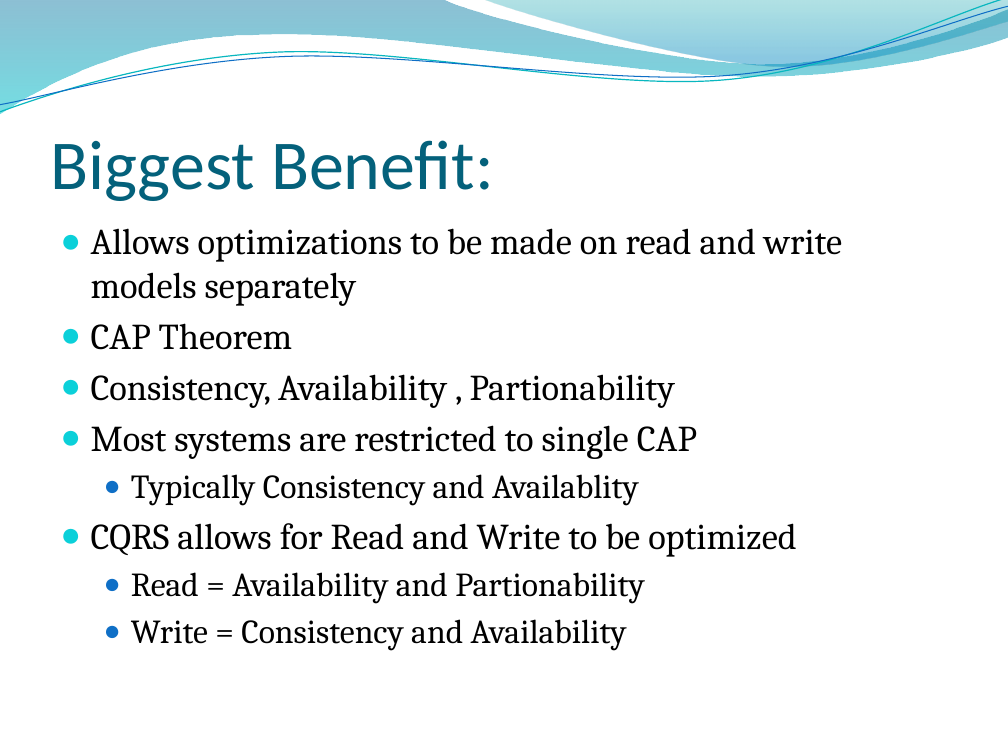
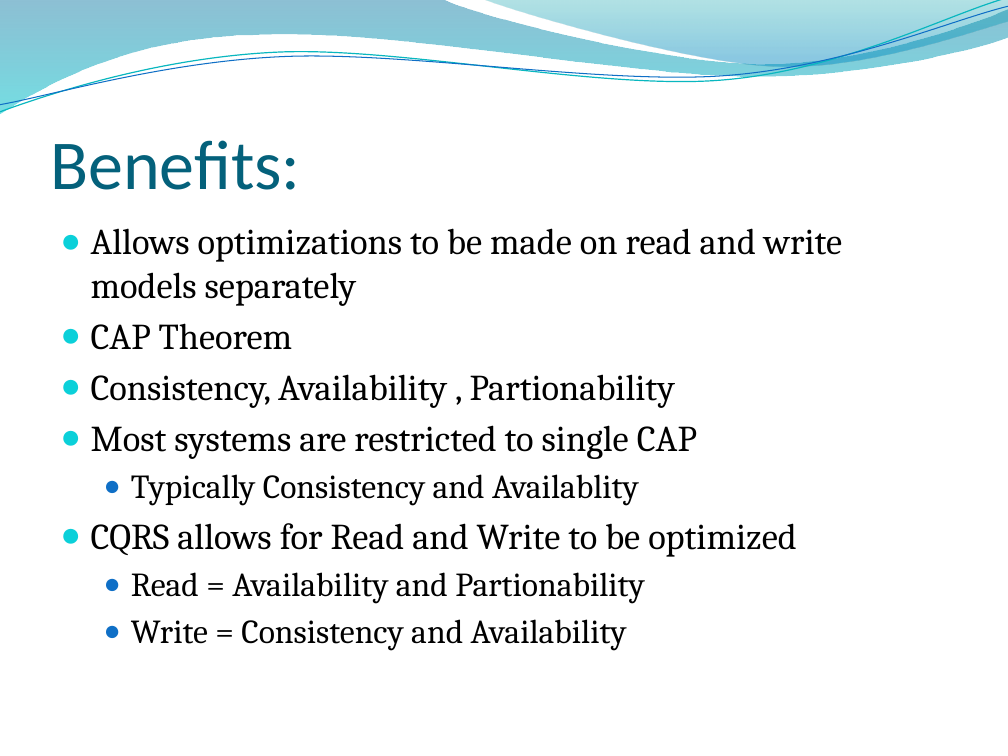
Before and after one commit to ketiko/CQRS.Presentation, a slide deck: slide 12 of Presentation/CQRS.pptx (slide 23 before the commit). Drawn at 1008x756 pixels with LibreOffice and Linux fonts; fonts in the diff are those of the drawing; background and template pictures are left out. Boxes give left, top, right and bottom in pixels: in the first picture for what was removed or moved away, otherwise in the second. Text is boxed around its words. In the diff, an @@ line names an element or a change of style, - is before the commit and + after.

```diff
--- a/Presentation/CQRS.pptx
+++ b/Presentation/CQRS.pptx
@@ title at bbox=[50, 140, 300, 190]: text changed @@
-Biggest Benefit:
+Benefits:
```
Also in this commit, not shown: 6 other slides changed, 8 slides added, 28 slides removed.
